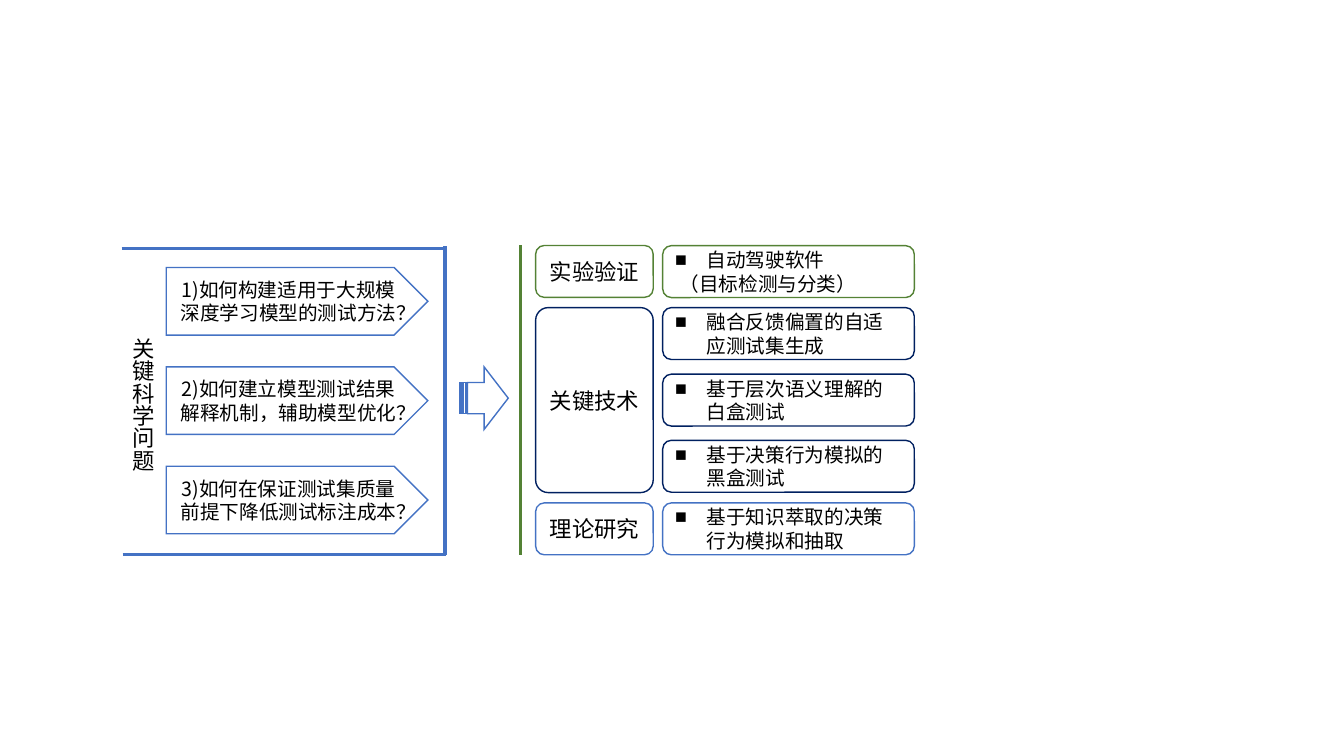
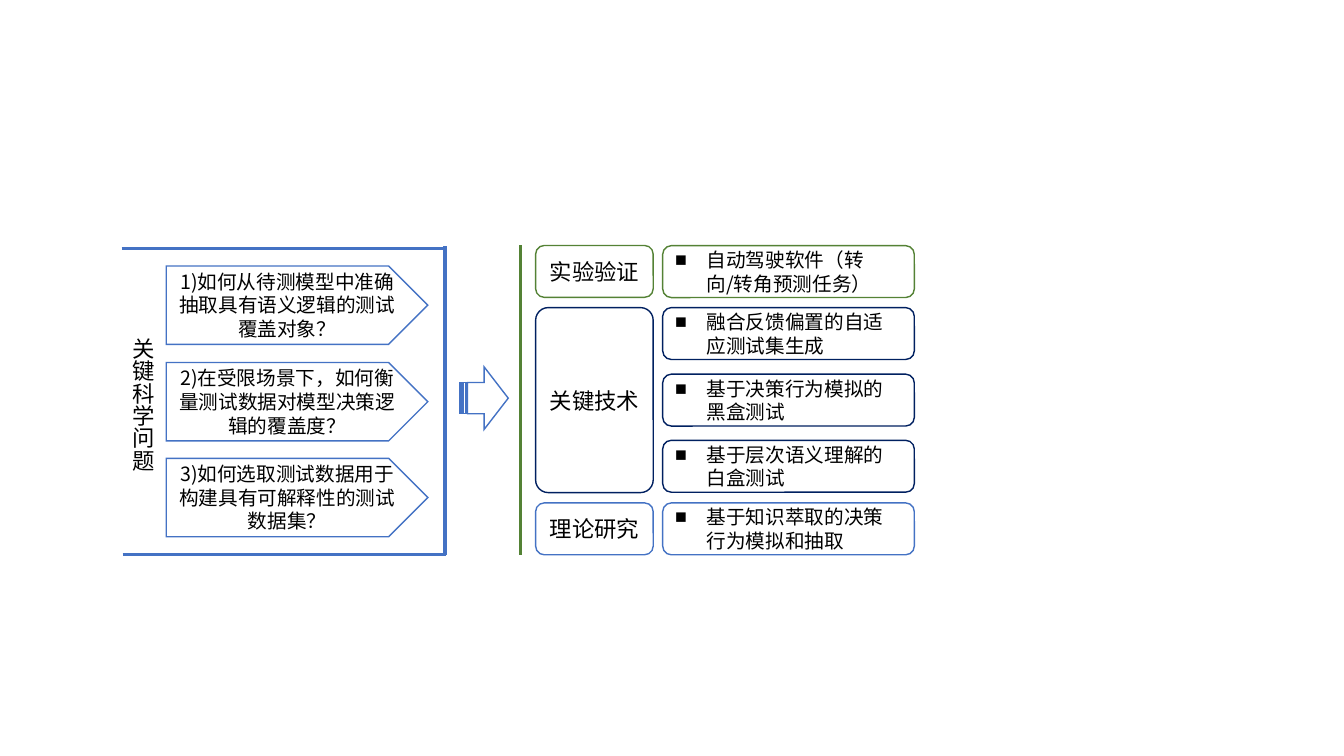
Before and after one commit to XuSihan/Proposal2022, a slide deck: slide 1 of images/ch2_RC.pptx. Drawn at 1344x756 pixels with LibreOffice and Linux fonts; fonts in the diff are those of the drawing. Boxes give left, top, right and bottom in pixels: in the first picture for what was removed or moved away, otherwise in the second. Text is boxed around its words. In the diff, an @@ line names an element or a change of style, - is before the commit and + after.

```diff
--- a/images/ch2_RC.pptx
+++ b/images/ch2_RC.pptx
@@ pentagon arrow "1)如何从待测模型中准确抽取具有语义逻辑的测试覆盖对象？" resized from (x1=166, y1=267, x2=429, y2=335) to (x1=166, y1=266, x2=429, y2=345) @@
@@ text in pentagon arrow at (x1=179, y1=269, x2=395, y2=338): text changed @@
-1)如何构建适用于大规模深度学习模型的测试方法？
+1)如何从待测模型中准确抽取具有语义逻辑的测试覆盖对象？
@@ text in rounded rectangle at (x1=707, y1=250, x2=872, y2=295): text changed @@
-■ 自动驾驶软件
-（目标检测与分类）
+■ 自动驾驶软件（转向/转角预测任务）
@@ pentagon arrow "2)在受限场景下，如何衡量测试数据对模型决策逻辑的覆盖度？" resized from (x1=166, y1=367, x2=429, y2=435) to (x1=166, y1=363, x2=429, y2=442) @@
@@ text in pentagon arrow at (x1=179, y1=365, x2=395, y2=435): text changed @@
-2)如何建立模型测试结果解释机制，辅助模型优化？
+2)在受限场景下，如何衡量测试数据对模型决策逻辑的覆盖度？
@@ text in rounded rectangle at (x1=707, y1=379, x2=884, y2=421): text changed @@
-■ 基于层次语义理解的白盒测试
+■ 基于决策行为模拟的黑盒测试
@@ text in rounded rectangle at (x1=707, y1=445, x2=884, y2=487): text changed @@
-■ 基于决策行为模拟的黑盒测试
+■ 基于层次语义理解的白盒测试
@@ pentagon arrow "3)如何选取测试数据用于构建具有可解释性的测试数据集？" resized from (x1=166, y1=467, x2=429, y2=534) to (x1=166, y1=459, x2=429, y2=537) @@
@@ text in pentagon arrow at (x1=179, y1=461, x2=395, y2=530): text changed @@
-3)如何在保证测试集质量前提下降低测试标注成本？
+3)如何选取测试数据用于构建具有可解释性的测试数据集？
```
Also in this commit, not shown: 21 other files.
